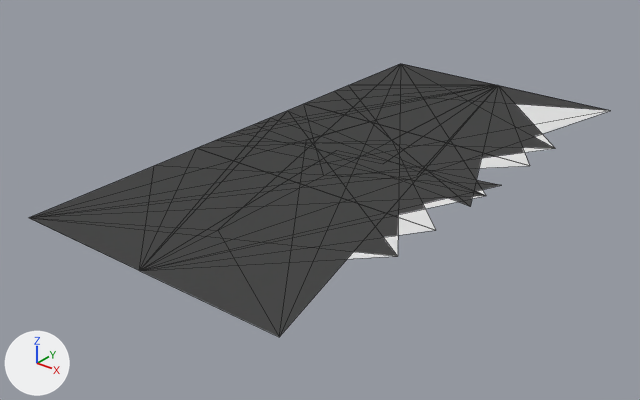
An edit to the Blender file source/blend/Font.blend, drawn before and after from the same camera.
Both versions are drawn from a 50 mm camera at (1.089, -0.658, 0.608) aimed at (0.217, 0.432, -0.067). The lights are fixed; the arrows at lower left show +X, +Y and +Z. Mesh edges are drawn as thin lines. The same objects are shown in both versions, whatever each file hides.

Objects in the first picture: '1', '3', '4', '5', '6', '7', '8', 'A', 'B', 'C', 'D'.
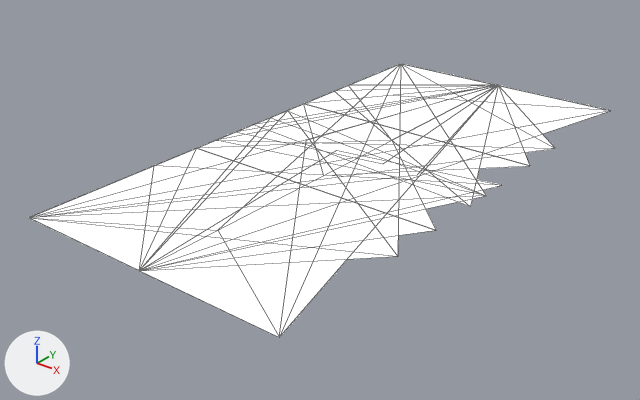
Boxes [x1, y1, x2, y2] around the edits, measured in the pictures (640 x 400 px; the box of a moved part takes in the faces that stretch with it):
'B', recoloured (grey to white)
    both: [30, 64, 555, 256]
'C', recoloured (grey to white)
    both: [146, 88, 555, 270]
'7', recoloured
    both: [35, 64, 610, 270]
part 1 of me_d, recoloured (grey to white)
    before: [400, 68, 486, 199]
    after: [405, 161, 486, 198]
part 2 of me_a, moved or reshaped
    before: [280, 91, 493, 332]
    after: [280, 91, 493, 330]
part 3 of me_a, recoloured (grey to white)
    before: [31, 92, 490, 218]
    after: [30, 88, 494, 218]
part 4 of me_1, moved or reshaped
    before: [349, 85, 497, 135]
    after: [349, 85, 497, 138]
part 5 of me_1, recoloured (grey to white)
    both: [139, 91, 492, 337]
part 6 of me_3, recoloured (grey to white)
    both: [140, 86, 497, 270]
part 7 of me_4, moved or reshaped
    both: [255, 86, 498, 206]
part 8 of me_4, recoloured (grey to white)
    both: [143, 151, 501, 269]
part 9 of me_5, recoloured (grey to white)
    both: [30, 64, 467, 336]
part 10 of me_6, moved or reshaped
    before: [143, 118, 485, 270]
    after: [143, 118, 486, 270]
part 11 of me_6, recoloured (grey to white)
    both: [241, 86, 496, 163]
part 12 of me_8, moved or reshaped
    both: [148, 104, 528, 266]
part 13 of me_8, recoloured (grey to white)
    both: [197, 87, 530, 230]

Patch to the scene script:
```diff
--- a/source/blend/Font.blend.py
+++ b/source/blend/Font.blend.py
@@ mat_m_w_c1_001 @@
+mat_m_w_c1_001 = bpy.data.materials.new('M.W.C1.001')
+# nodes: BsdfPrincipled, OutputMaterial, RGB
+# colours: white #fbfffd
@@ me_b @@
 me_b.from_pydata(...)  # 6 vertices, 2 faces; spans x 0.0..1.0, y -1.0..1.0, z 0.0
+me_b.materials.append(mat_m_w_c1_001)
@@ me_c @@
 me_c.from_pydata(...)  # 6 vertices, 2 faces; spans x 0.0..1.0, y -1.0..1.0, z 0.0
+me_c.materials.append(mat_m_w_c1_001)
@@ me_d @@
 me_d.from_pydata(...)  # 3 vertices, 1 face; spans x 0.0..1.0, y -1.0..1.0, z 0.0
 # used by ob_d; location = (0.0, 0.5, 0.0); scale = (0.5, 0.5, 0.5)
+# me_d part 1: 1 face spanning x 0.0..1.0, y -1.0..1.0, z 0.0 switches from no material to mat_m_w_c1_001
+me_d.materials.append(mat_m_w_c1_001)
@@ me_a @@
 me_a.from_pydata(...)  # 6 vertices, 2 faces; spans x 0.0..1.0, y -1.0..1.0, z 0.0
 # used by ob_a; location = (0.0, 0.5, 0.0); scale = (0.5, 0.5, 0.5)
 # verts and faces of me_a; kept vertices keep their numbers, new ones are numbered from 6
+# me_a part 2
+delete_faces([(0, 1, 2)])
+faces += [(0, 2, 1)]
+# me_a part 3: 2 faces spanning x 0.0..1.0, y -1.0..1.0, z 0.0 switch from no material to mat_m_w_c1_001
@@ me_1 @@
 me_1.from_pydata(...)  # 6 vertices, 2 faces; spans x 0.0..1.0, y -1.0..1.0, z 0.0
 # used by ob_1; location = (0.0, 0.5, 0.0); scale = (0.5, 0.5, 0.5)
 # verts and faces of me_1; kept vertices keep their numbers, new ones are numbered from 6
+# me_1 part 4
+delete_faces([(0, 1, 2)])
+faces += [(0, 2, 1)]
+# me_1 part 5: 2 faces spanning x 0.0..1.0, y -1.0..1.0, z 0.0 switch from no material to mat_m_w_c1_001
@@ me_3 @@
 me_3.from_pydata(...)  # 9 vertices, 3 faces; spans x 0.0..1.0, y -1.0..1.0, z 0.0
 # used by ob_3; location = (0.0, 0.5, 0.0); scale = (0.5, 0.5, 0.5)
+# me_3 part 6: 3 faces spanning x 0.0..1.0, y -1.0..1.0, z 0.0 switch from no material to mat_m_w_c1_001
@@ me_4 @@
 me_4.from_pydata(...)  # 6 vertices, 2 faces; spans x 0.0..1.0, y -1.0..1.0, z 0.0
 # used by ob_4; location = (0.0, 0.5, 0.0); scale = (0.5, 0.5, 0.5)
 # verts and faces of me_4; kept vertices keep their numbers, new ones are numbered from 6
+# me_4 part 7
+delete_faces([(0, 1, 2)])
+faces += [(0, 2, 1)]
+# me_4 part 8: 2 faces spanning x 0.0..1.0, y -1.0..1.0, z 0.0 switch from no material to mat_m_w_c1_001
@@ me_5 @@
 me_5.from_pydata(...)  # 9 vertices, 3 faces; spans x 0.0..1.0, y -1.0..1.0, z 0.0
 # used by ob_5; location = (0.0, 0.5, 0.0); scale = (0.5, 0.5, 0.5)
+# me_5 part 9: 3 faces spanning x 0.0..1.0, y -1.0..1.0, z 0.0 switch from no material to mat_m_w_c1_001
@@ me_6 @@
 me_6.from_pydata(...)  # 6 vertices, 2 faces; spans x 0.0..1.0, y -1.0..1.0, z 0.0
 # used by ob_6; location = (0.0, 0.5, 0.0); scale = (0.5, 0.5, 0.5)
 # verts and faces of me_6; kept vertices keep their numbers, new ones are numbered from 6
+# me_6 part 10
+delete_faces([(0, 1, 2)])
+faces += [(0, 2, 1)]
+# me_6 part 11: 2 faces spanning x 0.0..1.0, y -1.0..1.0, z 0.0 switch from no material to mat_m_w_c1_001
@@ me_8 @@
 me_8.from_pydata(...)  # 12 vertices, 4 faces; spans x 0.0..1.0, y -1.0..1.0, z 0.0
 # used by ob_8; location = (0.0, 0.5, 0.0); scale = (0.5, 0.5, 0.5)
 # verts and faces of me_8; kept vertices keep their numbers, new ones are numbered from 12
+# me_8 part 12
+delete_faces([(0, 1, 2), (9, 10, 11)])
+faces += [(0, 2, 1), (9, 11, 10)]
+# me_8 part 13: 4 faces spanning x 0.0..1.0, y -1.0..1.0, z 0.0 switch from no material to mat_m_w_c1_001
@@ me_7 @@
 me_7.from_pydata(...)  # 6 vertices, 2 faces; spans x 0.0..1.0, y -1.0..1.0, z 0.0
+me_7.materials.append(mat_m_w_c1_001)
```
